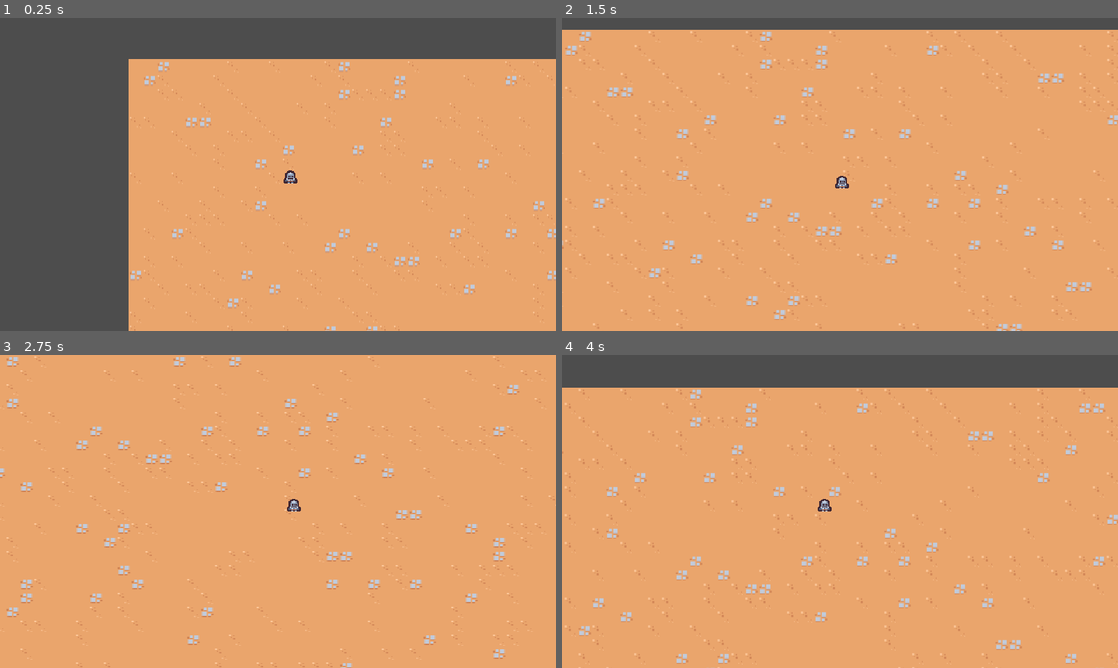
Above: before the commit, frames 1-4 (two rows, left to right).
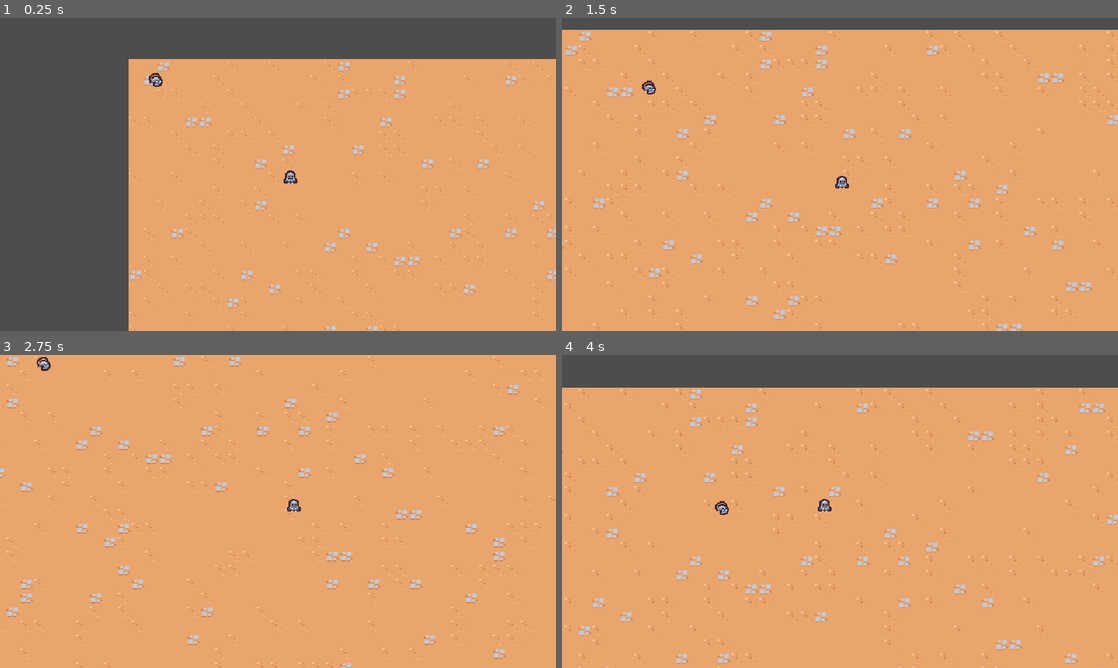
Above: after the commit, the same moments.

Repository: woliveira82/godot-survivor-game-course
Game: Godot game, scene res://scenes/main/main.tscn
Two runs of this game, one before a commit and one after it. Both use one fixed random seed, a clock stepped at 60 frames per second and the inputs below.
Inputs:
- Up to frame 1 (0.25 s): no input
- Up to frame 2 (1.5 s): hold D (move_right) 0.53-1.28 s; hold S (move_down) from 1.28 s (still down)
- Up to frame 3 (2.75 s): release S (move_down) at 2.03 s; hold D (move_right) from 2.03 s (still down)
- Up to frame 4 (4 s): release D (move_right) at 2.78 s; hold W (move_up) 2.78-3.53 s; hold A (move_left) from 3.53 s (still down)

The runs differ from the first frame. In frame 1, less than 0.1% of the frame differs, in the area x 26-30%, y 17-22%; in frame 2, less than 0.1%; in frame 3, less than 0.1%; in frame 4, less than 0.1%.

Commit message:
feat: basic enemy

Diff:
--- /dev/null
+++ b/scenes/enemy/basic_enemy.gd
@@ -0,0 +1,21 @@
+extends CharacterBody2D
+
+const MAX_SPEED = 75
+
+
+func _ready():
+	pass
+
+
+func _process(delta):
+	var direction = get_direction_to_player()
+	velocity = direction * MAX_SPEED
+	move_and_slide()
+
+
+func get_direction_to_player():
+	var player_node = get_tree().get_first_node_in_group("player") as Node2D
+	if player_node != null:
+		return (player_node.global_position - global_position).normalized()
+
+	return Vector2.ZERO
--- /dev/null
+++ b/scenes/enemy/basic_enemy.tscn
@@ -0,0 +1,20 @@
+[gd_scene load_steps=4 format=3 uid="uid://bo6j2jhqwa8sn"]
+
+[ext_resource type="Script" path="res://scenes/enemy/basic_enemy.gd" id="1_ansrf"]
+[ext_resource type="Texture2D" uid="uid://bynk1rismu8p5" path="res://scenes/enemy/basic_enemy.png" id="1_ct42n"]
+
+[sub_resource type="CircleShape2D" id="CircleShape2D_7sqjc"]
+radius = 5.0
+
+[node name="BasicEnemy" type="CharacterBody2D"]
+collision_layer = 0
+script = ExtResource("1_ansrf")
+
+[node name="Sprite2D" type="Sprite2D" parent="."]
+texture_filter = 1
+position = Vector2(0, -4)
+texture = ExtResource("1_ct42n")
+
+[node name="CollisionShape2D" type="CollisionShape2D" parent="."]
+position = Vector2(0, -5)
+shape = SubResource("CircleShape2D_7sqjc")
--- a/scenes/main/main.tscn
+++ b/scenes/main/main.tscn
@@ -1,8 +1,9 @@
-[gd_scene load_steps=4 format=3 uid="uid://brodwqlwm1iy"]
+[gd_scene load_steps=5 format=3 uid="uid://brodwqlwm1iy"]
 
 [ext_resource type="PackedScene" uid="uid://bfj3uu40tlikq" path="res://scenes/player/Player.tscn" id="1_pnprh"]
 [ext_resource type="TileSet" uid="uid://b3wumr1tv5kv0" path="res://resources/tileset.tres" id="1_weyfr"]
 [ext_resource type="PackedScene" uid="uid://d2b5v7khoj8s7" path="res://scenes/game_camera/game_camera.tscn" id="3_ntl4y"]
+[ext_resource type="PackedScene" uid="uid://bo6j2jhqwa8sn" path="res://scenes/enemy/basic_enemy.tscn" id="4_7jicu"]
 
 [node name="Main" type="Node"]
 
@@ -15,3 +16,5 @@
 position = Vector2(170, 127)
 
 [node name="GameCamera" parent="." instance=ExtResource("3_ntl4y")]
+
+[node name="BasicEnemy" parent="." instance=ExtResource("4_7jicu")]
--- a/scenes/player/Player.tscn
+++ b/scenes/player/Player.tscn
@@ -7,6 +7,7 @@
 radius = 5.0
 
 [node name="Player" type="CharacterBody2D" groups=["player"]]
+collision_layer = 0
 script = ExtResource("1_ofk8i")
 
 [node name="Sprite2D" type="Sprite2D" parent="."]
Binary file added: scenes/enemy/basic_enemy.png
